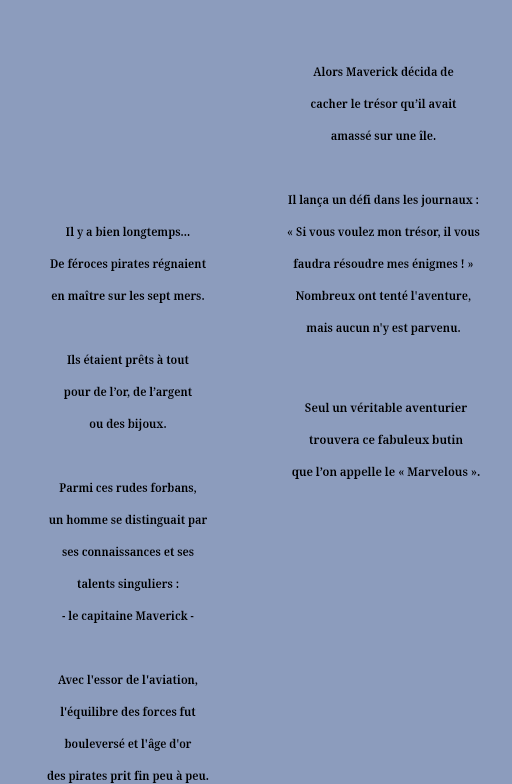
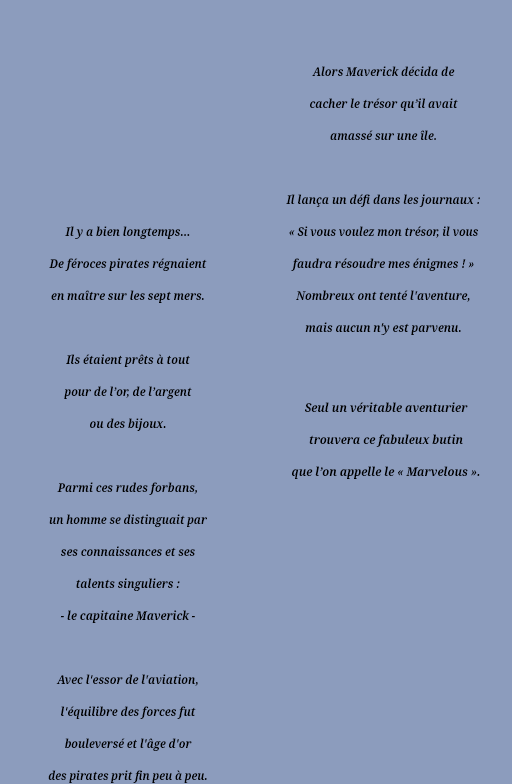
Before/after of a (512, 784) layered artwork. What changed in the layer stack:
painted on "Seul un véritable aventurier trouvera ce fabuleux butin que l’" over 292, 402, 480, 479
painted on "Alors Maverick décida de cacher le trésor qu’il avait amassé" over 286, 66, 480, 335
painted on "Il y a bien longtemps... De féroces pirates régnaient en maître" over 47, 226, 209, 783
